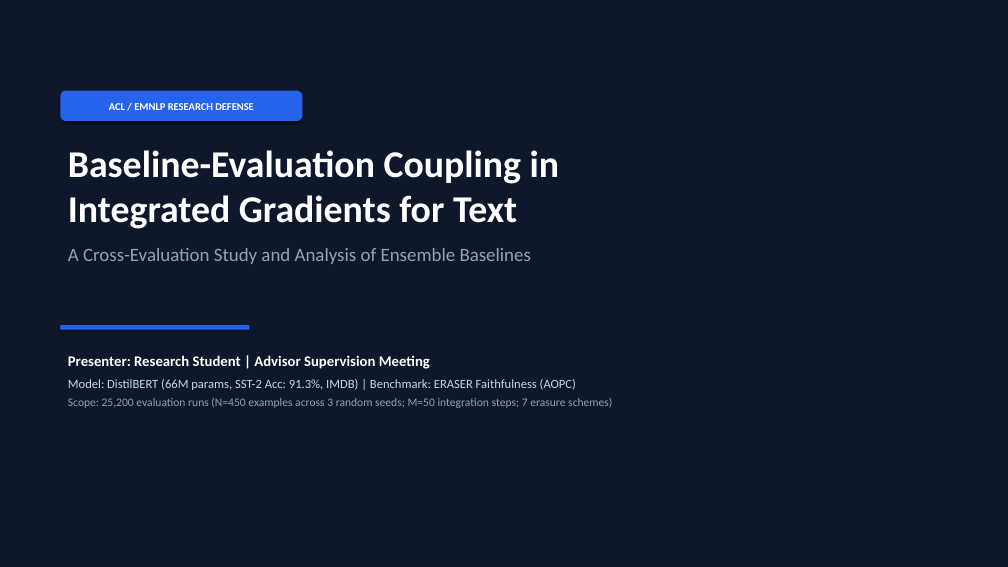
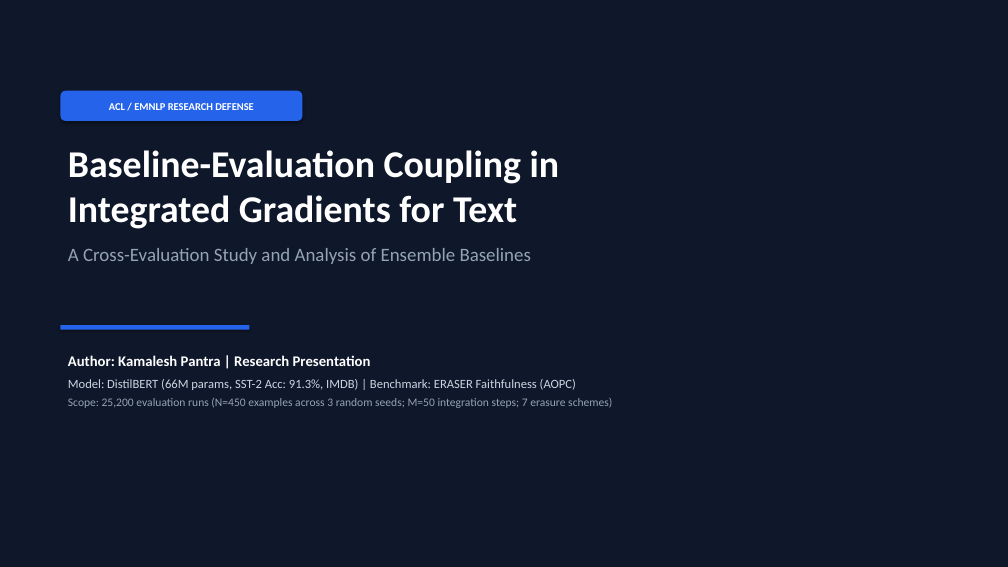
Before and after one commit to kamaleshpantra/Integrated-gradients-coupling, a slide deck: slide 1 of advisor_defense_presentation.pptx. Drawn at 1008x567 pixels with LibreOffice and Linux fonts; fonts in the diff are those of the drawing. Boxes give left, top, right and bottom in pixels: in the first picture for what was removed or moved away, otherwise in the second. Text is boxed around its words. In the diff, an @@ line names an element or a change of style, - is before the commit and + after.

Commit message:
Refactor documentation for independent authorship and peer-review evaluation

```diff
--- a/advisor_defense_presentation.pptx
+++ b/advisor_defense_presentation.pptx
@@ text at (x1=68, y1=355, x2=371, y2=366): text changed @@
-Presenter: Research Student | Advisor Supervision Meeting
+Author: Kamalesh Pantra | Research Presentation
```
Also in this commit, not shown: 5 other slides changed, 8 other files.
